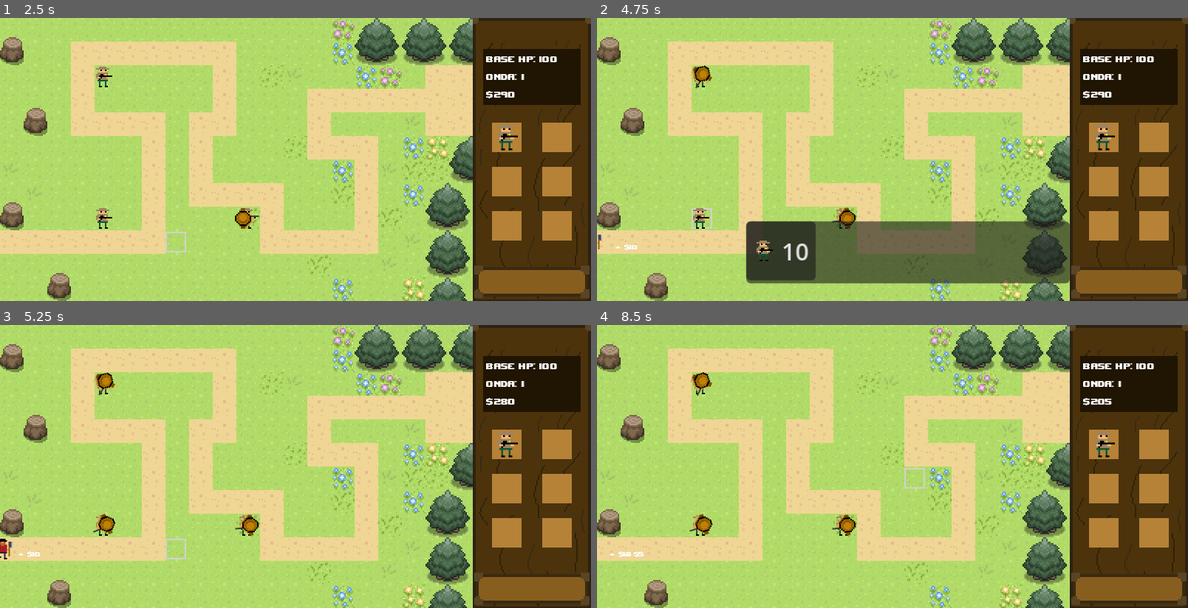
Above: before the commit, frames 1-4 (two rows, left to right).
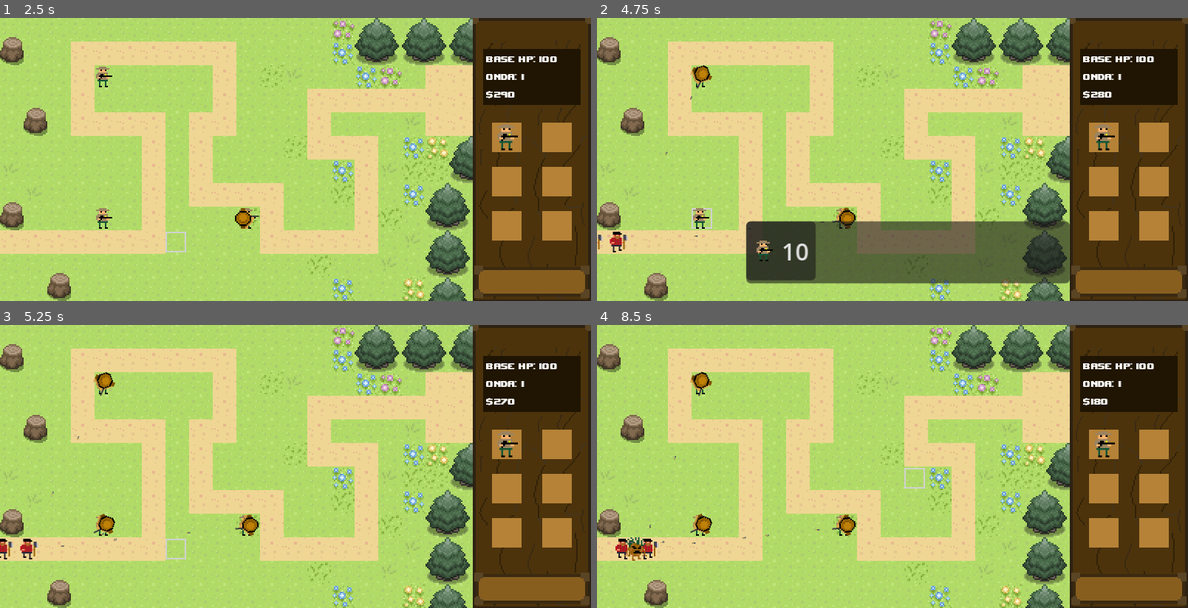
Above: after the commit, the same moments.

Repository: Ecosystem-defense-force/jogo
Game: Godot game, scene res://MenuPrincipal.tscn
The game is run twice, just before and just after one commit, with the same random seed, the same clock (stepped at 60 frames per second) and the same inputs.
Inputs (mouse positions are in pixels of both pictures, inside the frame that each line leads up to):
- Up to frame 1 (2.5 s): click "Play" at 0.5 s; tap Enter at 1.25 s; drag from (248, 218) to (106, 77) at 1.27 s; click "10" at 2 s
- Up to frame 2 (4.75 s): drag from (703, 77) to (845, 218) at 2.77 s; click "10" at 3.5 s; move the mouse to (703, 218) at 4.27 s; click (703, 218) at 4.42 s
- Up to frame 3 (5.25 s): click "10" at 5 s
- Up to frame 4 (8.5 s): drag from (1105, 443) to (845, 525) at 5.77 s; move the mouse to (1069, 508) at 6.52 s; click (1069, 508) at 6.67 s; tap Space at 7.25 s; drag from (715, 424) to (845, 520) at 7.27 s; move the mouse to (922, 466) at 8.02 s; click (922, 466) at 8.17 s

Frame 1 is identical in both runs. In frame 2, 0.3% of the frame differs, in the area x 2-86%, y 16-83%; in frame 3, 0.4%; in frame 4, 0.7%, in the area x 2-88%, y 16-84%.

Commit message:
implementa animação de projétil

Diff:
--- /dev/null
+++ b/ecosystem-defence-force/projetil.gd
@@ -0,0 +1,38 @@
+extends Area2D
+
+# Configurações de voo
+var velocidade: float = 50
+var alvo: Node2D = null
+var dano: float = 0.0
+
+func _physics_process(delta: float) -> void:
+	# 1. Se o alvo morreu antes da bala chegar, a bala some
+	if not is_instance_valid(alvo):
+		queue_free()
+		return
+
+	# 2. Descobrir a direção
+	var direcao = (alvo.global_position - global_position).normalized()
+
+	# 3. Mover e Rotacionar
+	global_position += direcao * velocidade * delta
+	look_at(alvo.global_position)
+
+	# 4. Checar se encostou (Distância menor que 10 pixels)
+	if global_position.distance_to(alvo.global_position) < 10.0:
+		acertar_alvo()
+
+func acertar_alvo() -> void:
+	# Chama a função de dano do inimigo (igual você fazia na torre)
+	if alvo.has_method("tomou_dano"):
+		alvo.tomou_dano(dano)
+
+	# Efeito visual opcional: Instanciar uma explosão aqui antes de deletar
+
+	queue_free() # Destroi a bala
+
+# Esta função é chamada pela Torre quando a bala nasce
+func iniciar(_posicao_inicial: Vector2, _alvo: Node2D, _dano: float) -> void:
+	global_position = _posicao_inicial
+	alvo = _alvo
+	dano = _dano
--- /dev/null
+++ b/ecosystem-defence-force/projetil.tscn
@@ -0,0 +1,17 @@
+[gd_scene load_steps=4 format=3 uid="uid://dmu3egxrsey2r"]
+
+[ext_resource type="Script" uid="uid://1qyb6lrkymp2" path="res://projetil.gd" id="1_e138m"]
+[ext_resource type="Texture2D" uid="uid://yijm8l5wiefa" path="res://sprites/Adobe Express - file.png" id="2_d76vc"]
+
+[sub_resource type="RectangleShape2D" id="RectangleShape2D_ip8sl"]
+size = Vector2(2.25, 0.6660156)
+
+[node name="Projetil" type="Area2D"]
+script = ExtResource("1_e138m")
+
+[node name="Sprite2D" type="Sprite2D" parent="."]
+scale = Vector2(0.001, 0.001)
+texture = ExtResource("2_d76vc")
+
+[node name="CollisionShape2D" type="CollisionShape2D" parent="."]
+shape = SubResource("RectangleShape2D_ip8sl")
--- a/ecosystem-defence-force/torres/Guardinha.tscn
+++ b/ecosystem-defence-force/torres/Guardinha.tscn
@@ -1,19 +1,25 @@
-[gd_scene load_steps=4 format=3 uid="uid://c022ih61rrv84"]
+[gd_scene load_steps=5 format=3 uid="uid://c022ih61rrv84"]
 
 [ext_resource type="Script" uid="uid://cpolxu2hdgqbp" path="res://torres/TorreBase.gd" id="1_jui2y"]
+[ext_resource type="PackedScene" uid="uid://dmu3egxrsey2r" path="res://projetil.tscn" id="2_rlj3g"]
 [ext_resource type="Texture2D" uid="uid://d216jpqp0acem" path="res://torres/guardinha(de_cima).png" id="2_s1gqi"]
 
 [sub_resource type="CircleShape2D" id="CircleShape2D_s1gqi"]
 radius = 13.038404
 
-[node name="Node2D" type="Node2D" node_paths=PackedStringArray("sprite_turret", "area_detector")]
+[node name="Node2D" type="Node2D" node_paths=PackedStringArray("sprite_turret", "ponto_de_saida_tiro", "area_detector")]
 script = ExtResource("1_jui2y")
 sprite_turret = NodePath("Sprite2D")
+ponto_de_saida_tiro = NodePath("Sprite2D/saidaTiro")
+cena_projetil = ExtResource("2_rlj3g")
 area_detector = NodePath("AreaDetectar")
 
 [node name="Sprite2D" type="Sprite2D" parent="."]
 texture_filter = 1
 texture = ExtResource("2_s1gqi")
+
+[node name="saidaTiro" type="Marker2D" parent="Sprite2D"]
+position = Vector2(8, -1)
 
 [node name="AreaDetectar" type="Area2D" parent="."]
 monitorable = false
--- a/ecosystem-defence-force/torres/TorreBase.gd
+++ b/ecosystem-defence-force/torres/TorreBase.gd
@@ -5,16 +5,19 @@
 @export_category("Características")
 @export var alcance: float = 200.0
 @export var dano: float = 10.0
-@export var tempo_recarga_tiro: float = 1.0 # Cooldown entre ataques
+@export var tempo_recarga_tiro: float = 1.0
 @export var rotacao_velocidade: float = 15.0
 
 @export_category("Visual e Som")
-@export var sprite_turret: Sprite2D # A parte que gira
+@export var sprite_turret: Sprite2D
 @export var som_tiro: AudioStream
-@export var ponto_de_saida_tiro: Marker2D # Onde o projétil nasce (na ponta da arma)
+@export var ponto_de_saida_tiro: Marker2D # <--- ESSENCIAL: Onde a bala nasce
+
+@export_category("Combate")
+@export var cena_projetil: PackedScene # <--- NOVO: Onde colocaremos o projetil.tscn
 
 @export_category("Nodes Necessários")
-@export var area_detector: Area2D # O "olho" do guardinha
+@export var area_detector: Area2D
 
 # --- VARIÁVEIS INTERNAS ---
 var inimigos_na_mira: Array[Node2D] = []
@@ -23,29 +26,30 @@
 var timer_recarga: Timer
 
 func _ready() -> void:
-	# Configura o Timer de tiro via código (igual à referência)
+	# Criação do timer via código (mantive seu original)
 	timer_recarga = Timer.new()
 	timer_recarga.wait_time = tempo_recarga_tiro
 	timer_recarga.one_shot = true
 	timer_recarga.timeout.connect(_on_recarga_completa)
 	add_child(timer_recarga)
 
-	# Conecta os sinais da Area2D para detectar Lenhadores/Mandrakes
 	if area_detector:
 		area_detector.area_entered.connect(_on_alvo_entrou)
 		area_detector.area_exited.connect(_on_alvo_saiu)
 
-		# Ajusta o tamanho do colisor baseada no alcance
+		# Ajusta o colisor visualmente
 		var colisao = area_detector.get_child(0)
 		if colisao is CollisionShape2D and colisao.shape is CircleShape2D:
 			colisao.shape.radius = alcance
 
 func _physics_process(delta: float) -> void:
-	# Se não tem ninguém na mira, não faz nada
+	# Validação do alvo
 	if not is_instance_valid(alvo_atual):
-		# Tenta pegar o próximo da lista se o atual morreu/sumiu
 		if inimigos_na_mira.size() > 0:
-			alvo_atual = inimigos_na_mira[0]
+			# Remove nulos da lista antes de pegar o próximo
+			inimigos_na_mira = inimigos_na_mira.filter(func(x): return is_instance_valid(x))
+			if inimigos_na_mira.size() > 0:
+				alvo_atual = inimigos_na_mira[0]
 		return
 
 	_mirar_no_alvo(delta)
@@ -54,34 +58,37 @@
 		_atacar()
 
 func _mirar_no_alvo(delta: float) -> void:
-	# Lógica de rotação suave igual à referência
 	var direcao = alvo_atual.global_position - global_position
 	var angulo_desejado = direcao.angle()
-
 	sprite_turret.rotation = lerp_angle(sprite_turret.rotation, angulo_desejado, rotacao_velocidade * delta)
 
 func _atacar() -> void:
+	if not cena_projetil or not ponto_de_saida_tiro:
+		print("ERRO: Configure a 'cena_projetil' e o 'ponto_de_saida_tiro' no Inspector!")
+		return
+
 	pode_atirar = false
 	timer_recarga.start()
 
-	# Toca o som (usando o SoundManager se você tiver, ou simples play)
 	if som_tiro:
-		# SoundManager.play_sound(som_tiro) # Descomente se for usar o SoundManager
-		pass
+		pass # Tocar som
 
-	# APLICA O DANO
-	# Verificamos se o inimigo tem o método 'tomou_dano' (como no InimigoArea.gd [cite: 24])
-	if alvo_atual.has_method("tomou_dano"):
-		alvo_atual.tomou_dano(dano)
-		print("Guardinha protegeu a floresta! Dano: ", dano)
+	# --- AQUI MUDA TUDO: CRIAMOS A BALA ---
+	var bala = cena_projetil.instantiate()
+
+	# Adicionamos a bala na Raiz do Jogo (World) e não dentro da torre
+	# Isso impede que a bala gire junto com a torre ou suma se a torre for vendida
+	get_tree().root.add_child(bala)
+
+	# Configuramos a bala usando a função que criamos no Passo 1
+	bala.iniciar(ponto_de_saida_tiro.global_position, alvo_atual, dano)
 
 func _on_recarga_completa() -> void:
 	pode_atirar = true
 
-# --- DETECÇÃO DE INIMIGOS ---
+# --- DETECÇÃO ---
 func _on_alvo_entrou(area: Area2D) -> void:
-	# Adiciona à lista se for um inimigo
-	if area.is_in_group("InimigoArea"): # Importante: Seus inimigos devem ter esse grupo
+	if area.is_in_group("InimigoArea"):
 		inimigos_na_mira.append(area)
 		if alvo_atual == null:
 			alvo_atual = area
Not shown, added: ecosystem-defence-force/projetil.gd.uid
Binary file added: ecosystem-defence-force/sprites/Adobe Express - file.png
Not shown, added: ecosystem-defence-force/sprites/Adobe Express - file.png.import
